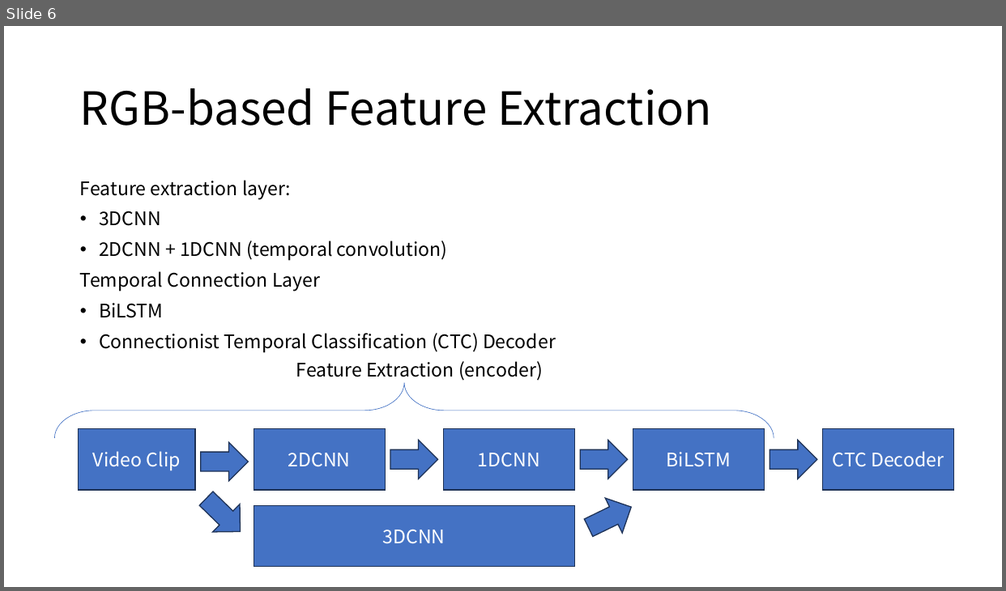
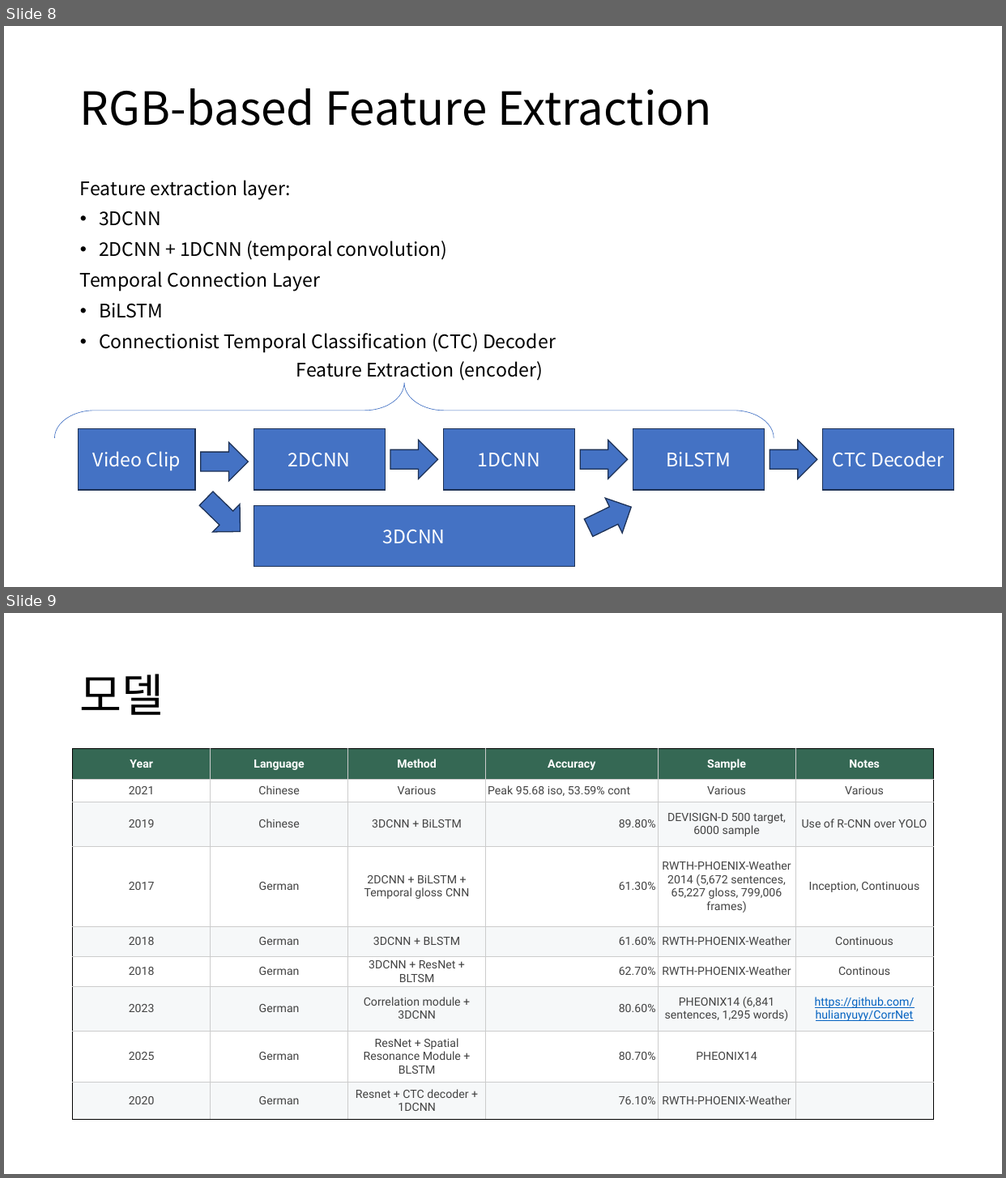
Before and after one commit to MKHC39/CYD-KSL-Translation, a slide deck: CYD정보기술 인턴십.pptx. Shown one above the other, each under a label of ours: slide 6 before the commit, slides 8 and 9 after it. The pictures are 1006x591 and 1006x1178 pixels, drawn with LibreOffice and Linux fonts; fonts in the diff are those of the drawing. Boxes give left, top, right and bottom in pixels: in the first picture for what was removed or moved away, otherwise in the second. Text is boxed around its words. In the diff, an @@ line names an element or a change of style, - is before the commit and + after.

```diff
--- a/CYD정보기술 인턴십.pptx
+++ b/CYD정보기술 인턴십.pptx
@@ slide 9 added at [4,613,1002,1174], background #FFFFFF @@
@@ title added at [80,674,164,715], 44 pt, text #000000 @@
+모델
@@ table added at [73,749,934,1121], 9 rows, 6 columns @@
+Year | Language | Method | Accuracy | Sample | Notes
+2021 | Chinese | Various | Peak 95.68 iso, 53.59% cont | Various | Various
+2019 | Chinese | 3DCNN + BiLSTM | 89.80% | DEVISIGN-D 500 target, 6000 sample | Use of R-CNN over YOLO
+2017 | German | 2DCNN + BiLSTM + Temporal gloss CNN | 61.30% | RWTH-PHOENIX-Weather 2014 (5,672 sentences, 65,227 gloss, 799,006 frames) | Inception, Continuous
+2018 | German | 3DCNN + BLSTM | 61.60% | RWTH-PHOENIX-Weather | Continuous
+2018 | German | 3DCNN + ResNet + BLTSM | 62.70% | RWTH-PHOENIX-Weather | Continous
+2023 | German | Correlation module + 3DCNN | 80.60% | PHEONIX14 (6,841 sentences, 1,295 words) | https://github.com/hulianyuyy/CorrNet
+2025 | German | ResNet + Spatial Resonance Module + BLSTM | 80.70% | PHEONIX14 | 
+2020 | German | Resnet + CTC decoder + 1DCNN | 76.10% | RWTH-PHOENIX-Weather | 
@@ what was slide 6 is now slide 8 @@
```
Also in this commit, not shown: 4 slides changed, 4 other slides added, 4 other files.
